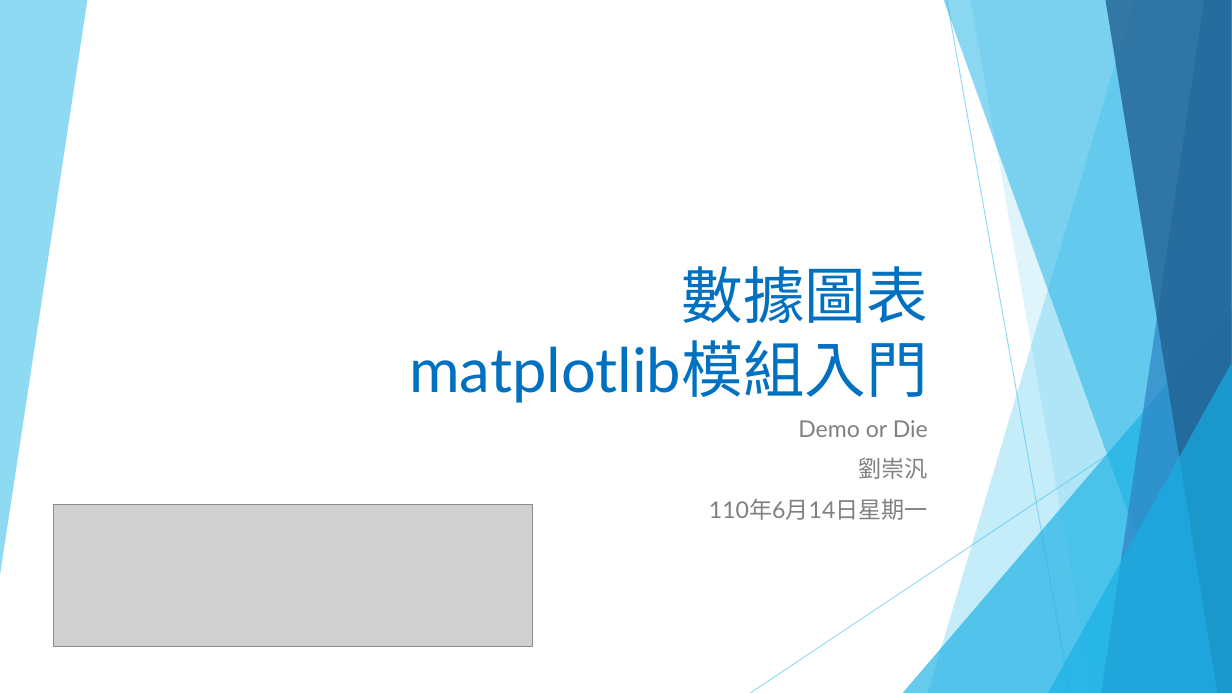
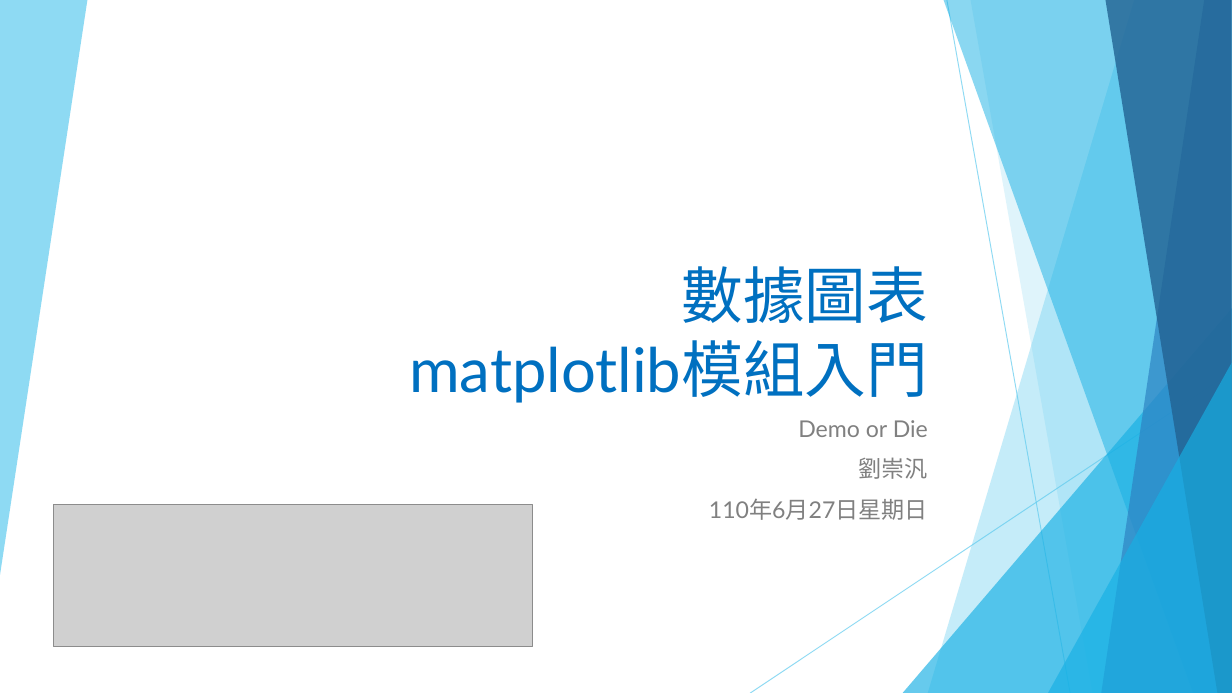
Before and after one commit to liulawsi/My_PPTs, a slide deck: slide 1 of LCC/Python/數據圖表_matplotlib模組入門.pptx. Drawn at 1232x693 pixels with LibreOffice and Linux fonts; fonts in the diff are those of the drawing; grey boxes stand for pictures. Boxes give left, top, right and bottom in pixels: in the first picture for what was removed or moved away, otherwise in the second. Text is boxed around its words. In the diff, an @@ line names an element or a change of style, - is before the commit and + after.

```diff
--- a/LCC/Python/數據圖表_matplotlib模組入門.pptx
+++ b/LCC/Python/數據圖表_matplotlib模組入門.pptx
@@ subtitle at (x1=709, y1=499, x2=928, y2=520): text changed @@
-110年6月14日星期一
+110年6月27日星期日
```
Also in this commit, not shown: 4 slides added, 1 other file.
